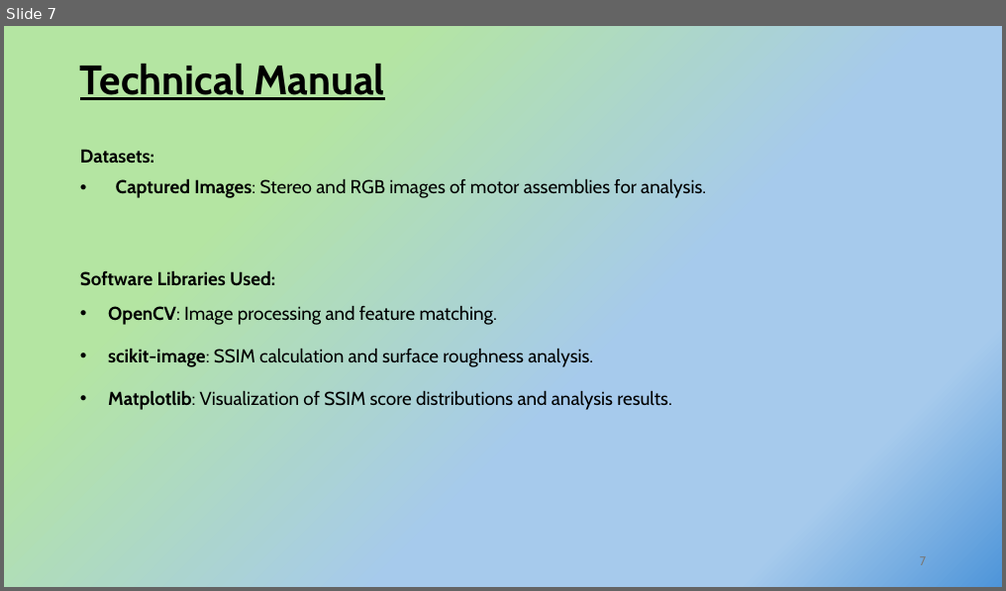
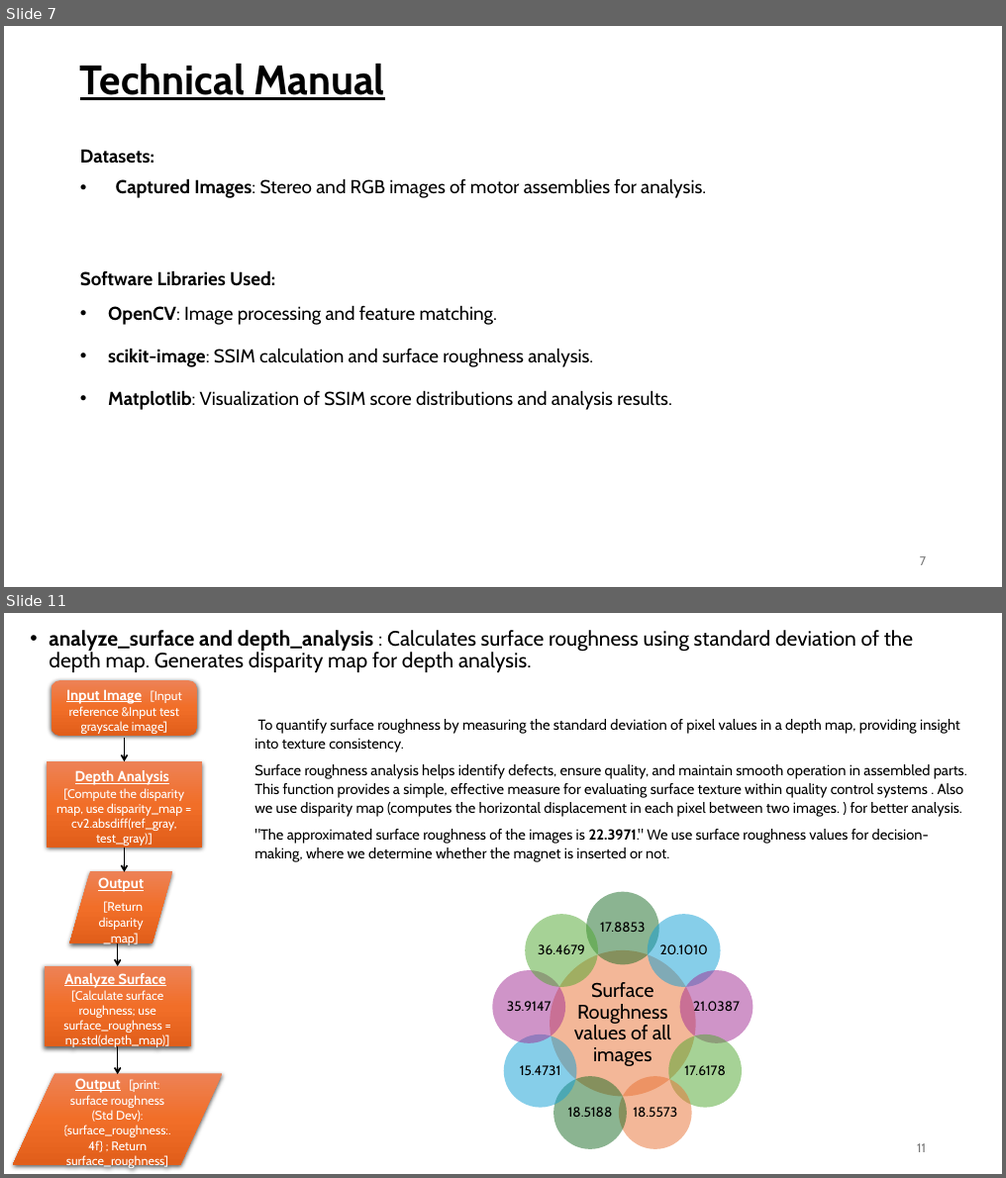
Before and after one commit to arpankumar2520/IDEAS_TIH_Project, a slide deck: MOTOR ASSEMBLY MONITORING THROUGH IMAGE ANALYSIS.pptx. Shown one above the other, each under a label of ours: slide 7 before the commit, slides 7 and 11 after it; the slides between them are not shown. The pictures are 1006x591 and 1006x1178 pixels, drawn with LibreOffice and Linux fonts; fonts in the diff are those of the drawing; background and template pictures are left out. Boxes give left, top, right and bottom in pixels: in the first picture for what was removed or moved away, otherwise in the second. Text is boxed around its words. In the diff, an @@ line names an element or a change of style, - is before the commit and + after.

```diff
--- a/MOTOR ASSEMBLY MONITORING THROUGH IMAGE ANALYSIS.pptx
+++ b/MOTOR ASSEMBLY MONITORING THROUGH IMAGE ANALYSIS.pptx
@@ slide 11 added at [4,613,1002,1174], background picture (left out) @@
@@ text added at [49,630,913,672], 20 pt, text #000000 @@
+• analyze_surface and depth_analysis : Calculates surface roughness using standard deviation of the depth map. Generates disparity map for depth analysis.
@@ rounded rectangle added at [52,680,197,735], fill gradient #ED8257 to #F26E29 to #E25F1A, 12 pt, text #FFFFFF @@
+Input Image [Input reference &Input test grayscale image]
@@ text added at [254,719,967,862], 14 pt, text #000000 @@
+To quantify surface roughness by measuring the standard deviation of pixel values in a depth map, providing insight into texture consistency.
+Surface roughness analysis helps identify defects, ensure quality, and maintain smooth operation in assembled parts. This function provides a simple, effective measure for evaluating surface texture within quality control systems . Also we use disparity map (computes the horizontal displacement in each pixel between two images. ) for better analysis.
+"The approximated surface roughness of the images is 22.3971." We use surface roughness values for decision-making, where we determine whether the magnet is inserted or not.
@@ arrow added from (125, 738) to (125, 761), #000000 1.5 pt @@
@@ rectangle added at [47,761,202,848], fill gradient #ED8257 to #F26E29 to #E25F1A, 12 pt, text #FFFFFF @@
+Depth Analysis [Compute the disparity map, use disparity_map = cv2.absdiff(ref_gray, test_gray)]
@@ arrow added from (125, 848) to (125, 872), #000000 1.5 pt @@
@@ flow chart input output added at [70,871,173,944], fill gradient #ED8257 to #F26E29 to #E25F1A, 12 pt, text #FFFFFF @@
+Output [Return disparity_map]
@@ rectangle added at [45,966,191,1048], fill gradient #ED8257 to #F26E29 to #E25F1A, 12 pt, text #FFFFFF @@
+Analyze Surface [Calculate surface roughness; use surface_roughness = np.std(depth_map)]
@@ arrow added from (118, 944) to (118, 966), #000000 1.5 pt @@
@@ group added at [493,892,753,1150]: 10 ellipses, 10 texts @@
+Surface Roughness values of all images
+17.8853
+20.1010
+21.0387
+17.6178
+18.5573
+18.5188
+15.4731
+35.9147
+36.4679
@@ arrow added from (118, 1048) to (118, 1075), #000000 1.5 pt @@
@@ flow chart input output added at [13,1074,223,1165], fill gradient #ED8257 to #F26E29 to #E25F1A, 12 pt, text #FFFFFF @@
+Output [print: surface roughness (Std Dev):{surface_roughness:.4f} ; Return surface_roughness]
@@ page number added at [917,1144,926,1153], 12 pt, text #797979 @@
+11
@@ slide 7 changed as well @@
@@ background gradient #B4E5A2 to #A6CAEC to #4E95D9 to picture (left out) @@
```
Also in this commit, not shown: 10 other slides changed, 6 other slides added, 9 slides removed, 6 other files.
